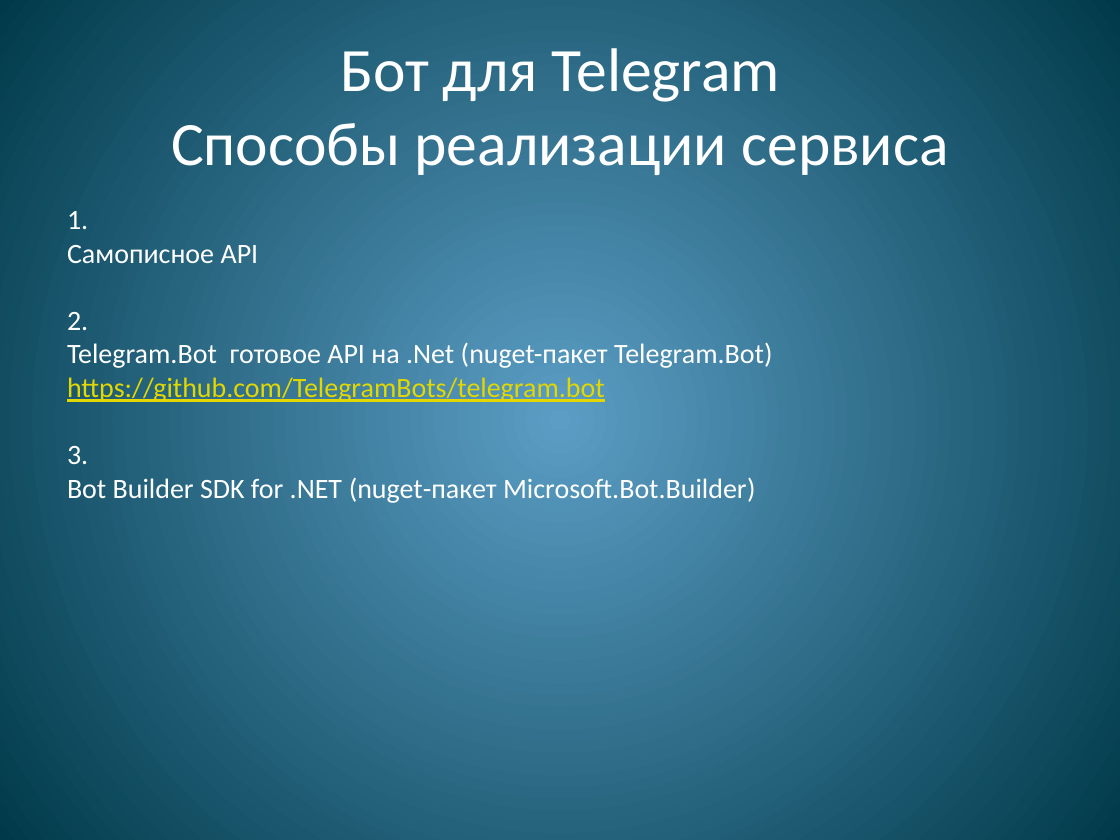
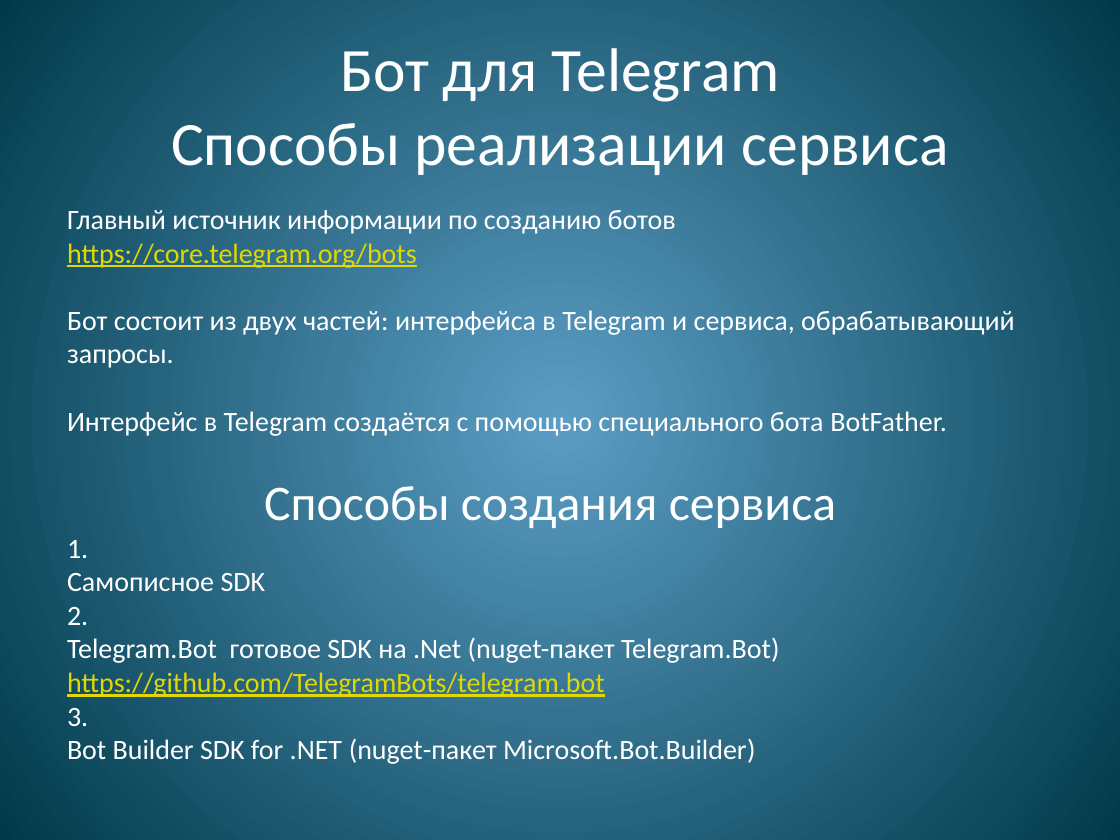
Before and after one commit to WrMax/TelegramDemo, a slide deck: slide 4 of Bot.pptx (slide 5 before the commit). Drawn at 1120x840 pixels with LibreOffice and Linux fonts; fonts in the diff are those of the drawing. Boxes give left, top, right and bottom in pixels: in the first picture for what was removed or moved away, otherwise in the second. Text is boxed around its words. In the diff, an @@ line names an element or a change of style, - is before the commit and + after.

```diff
--- a/Bot.pptx
+++ b/Bot.pptx
@@ text at <box>67,210,1015,528</box>: paragraphs added @@
+Главный источник информации по созданию ботов
+https://core.telegram.org/bots
+Бот состоит из двух частей: интерфейса в Telegram и сервиса, обрабатывающий запросы.
+Интерфейс в Telegram создаётся с помощью специального бота BotFather.
+Способы создания сервиса
@@ text at <box>67,573,266,591</box>: text changed @@
-Самописное API
+Самописное SDK
@@ text at <box>67,637,780,663</box>: text changed @@
-Telegram.Bot готовое API на .Net (nuget-пакет Telegram.Bot)
+Telegram.Bot готовое SDK на .Net (nuget-пакет Telegram.Bot)
```
Also in this commit, not shown: 7 other slides changed, 3 slides added, 2 slides removed, 1 other file.
